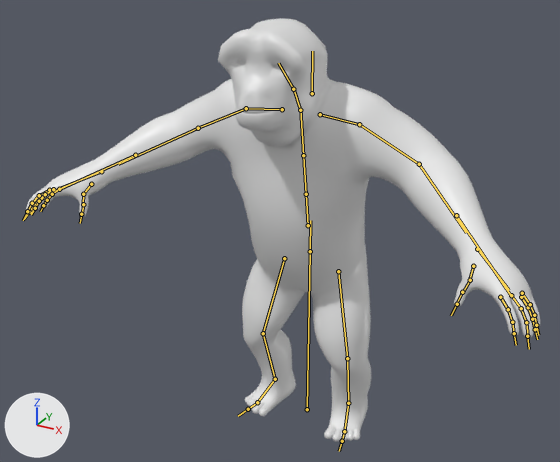
The FBX model MonkeyMadness/Assets/Art/Monkey/SiamangApe/SiamangApeRig.fbx: old version first, new version second.
One viewpoint serves both versions: a 50 mm camera at (0.83, -1.672, 1.391) aimed at (-0.065, -0.045, 0.578). Arrows for +X, +Y and +Z are at lower left; the lights stay in place. The bones that bend it are drawn over the model as lines.

Objects in the first picture: 'SiamangApe'.
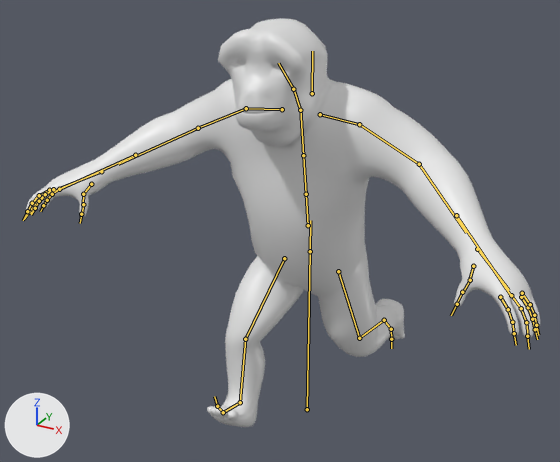
The newer file adds an action. The first version stands in its rest pose; the second is drawn at frame 28 of the action 'SiamangApeRig|Walk'.

The change, as a diff of the scene's bpy script:
```diff
--- a/MonkeyMadness/Assets/Art/Monkey/SiamangApe/SiamangApeRig.fbx.py
+++ b/MonkeyMadness/Assets/Art/Monkey/SiamangApe/SiamangApeRig.fbx.py
@@ bone_mixamorig_leftupleg @@
 bone_mixamorig_leftupleg = bpy.data.objects['SiamangApeRig'].pose.bones['mixamorig:LeftUpLeg']  # child of 'mixamorig:Hips'
-bone_mixamorig_leftupleg.rotation_quaternion = (1.0, 0.0, 0.0, 0.0)  # degrees (0, 0, 0)
+bone_mixamorig_leftupleg.rotation_quaternion = (0.963, -0.21, 0.163, -0.048)  # degrees (-26, 17, -10)
@@ bone_mixamorig_leftleg @@
 bone_mixamorig_leftleg = bpy.data.objects['SiamangApeRig'].pose.bones['mixamorig:LeftLeg']  # child of 'mixamorig:LeftUpLeg'
-bone_mixamorig_leftleg.rotation_quaternion = (1.0, 0.0, 0.0, 0.0)  # degrees (0, 0, 0)
+bone_mixamorig_leftleg.rotation_quaternion = (0.959, -0.273, -0.002, 0.076)  # degrees (-32, 2, 8)
@@ bone_mixamorig_leftfoot @@
 bone_mixamorig_leftfoot = bpy.data.objects['SiamangApeRig'].pose.bones['mixamorig:LeftFoot']  # child of 'mixamorig:LeftLeg'
-bone_mixamorig_leftfoot.rotation_quaternion = (1.0, 0.0, 0.0, 0.0)  # degrees (0, 0, 0)
+bone_mixamorig_leftfoot.rotation_quaternion = (0.934, -0.353, 0.013, -0.054)  # degrees (-41, -1, -6)
@@ bone_mixamorig_rightupleg @@
 bone_mixamorig_rightupleg = bpy.data.objects['SiamangApeRig'].pose.bones['mixamorig:RightUpLeg']  # child of 'mixamorig:Hips'
-bone_mixamorig_rightupleg.rotation_quaternion = (1.0, 0.0, 0.0, 0.0)  # degrees (0, 0, 0)
+bone_mixamorig_rightupleg.rotation_quaternion = (0.967, 0.249, -0.057, -0.006)  # degrees (29, -6, -2)
@@ bone_mixamorig_rightfoot @@
 bone_mixamorig_rightfoot = bpy.data.objects['SiamangApeRig'].pose.bones['mixamorig:RightFoot']  # child of 'mixamorig:RightLeg'
-bone_mixamorig_rightfoot.rotation_quaternion = (1.0, 0.0, 0.0, 0.0)  # degrees (0, 0, 0)
+bone_mixamorig_rightfoot.rotation_quaternion = (0.987, 0.158, 0.004, -0.021)  # degrees (18, 1, -2)
@@ bone_mixamorig_righttoebase @@
 bone_mixamorig_righttoebase = bpy.data.objects['SiamangApeRig'].pose.bones['mixamorig:RightToeBase']  # child of 'mixamorig:RightFoot'
-bone_mixamorig_righttoebase.rotation_quaternion = (1.0, 0.0, 0.0, 0.0)  # degrees (0, 0, 0)
+bone_mixamorig_righttoebase.rotation_quaternion = (0.993, 0.116, -0.001, -0.01)  # degrees (13, 0, -1)
```

Changed parts and their boxes (x1, y1, x2, y2) in the pictures (560 x 462 px):
'SiamangApe', posed: before (26, 18, 540, 441); after (26, 18, 540, 427)
bone 'mixamorig:LeftUpLeg', root to tip: before (338, 271) to (347, 358); after (338, 271) to (359, 338)
bone 'mixamorig:LeftLeg', root to tip: before (347, 358) to (348, 403); after (359, 338) to (384, 320)
bone 'mixamorig:LeftFoot', root to tip: before (348, 403) to (344, 431); after (384, 320) to (391, 329)
bone 'mixamorig:RightUpLeg', root to tip: before (284, 258) to (263, 333); after (284, 258) to (245, 339)
bone 'mixamorig:RightFoot', root to tip: before (275, 379) to (257, 402); after (240, 402) to (223, 412)
bone 'mixamorig:RightToeBase', root to tip: before (257, 402) to (248, 409); after (223, 412) to (217, 406)
